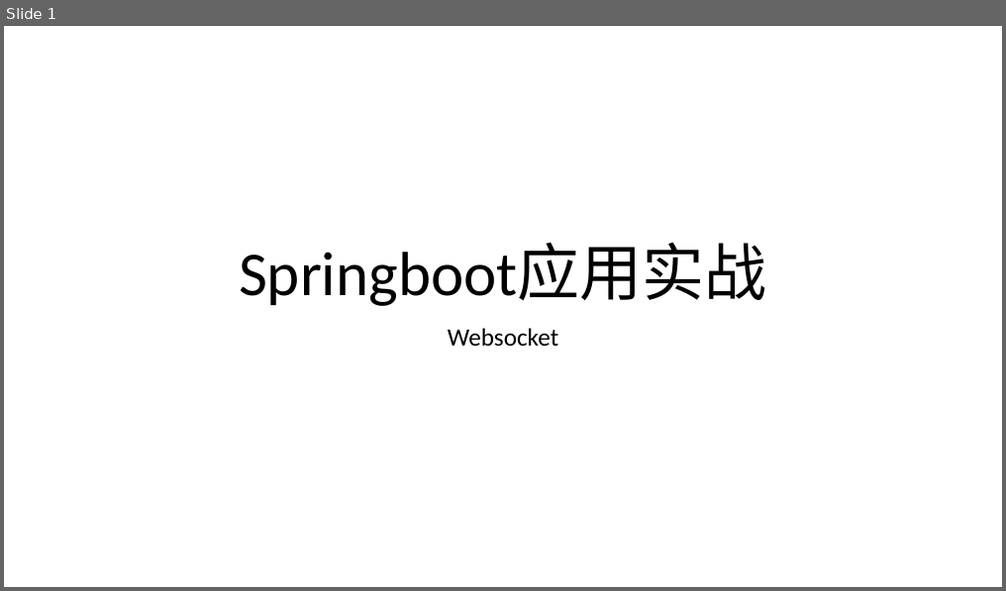
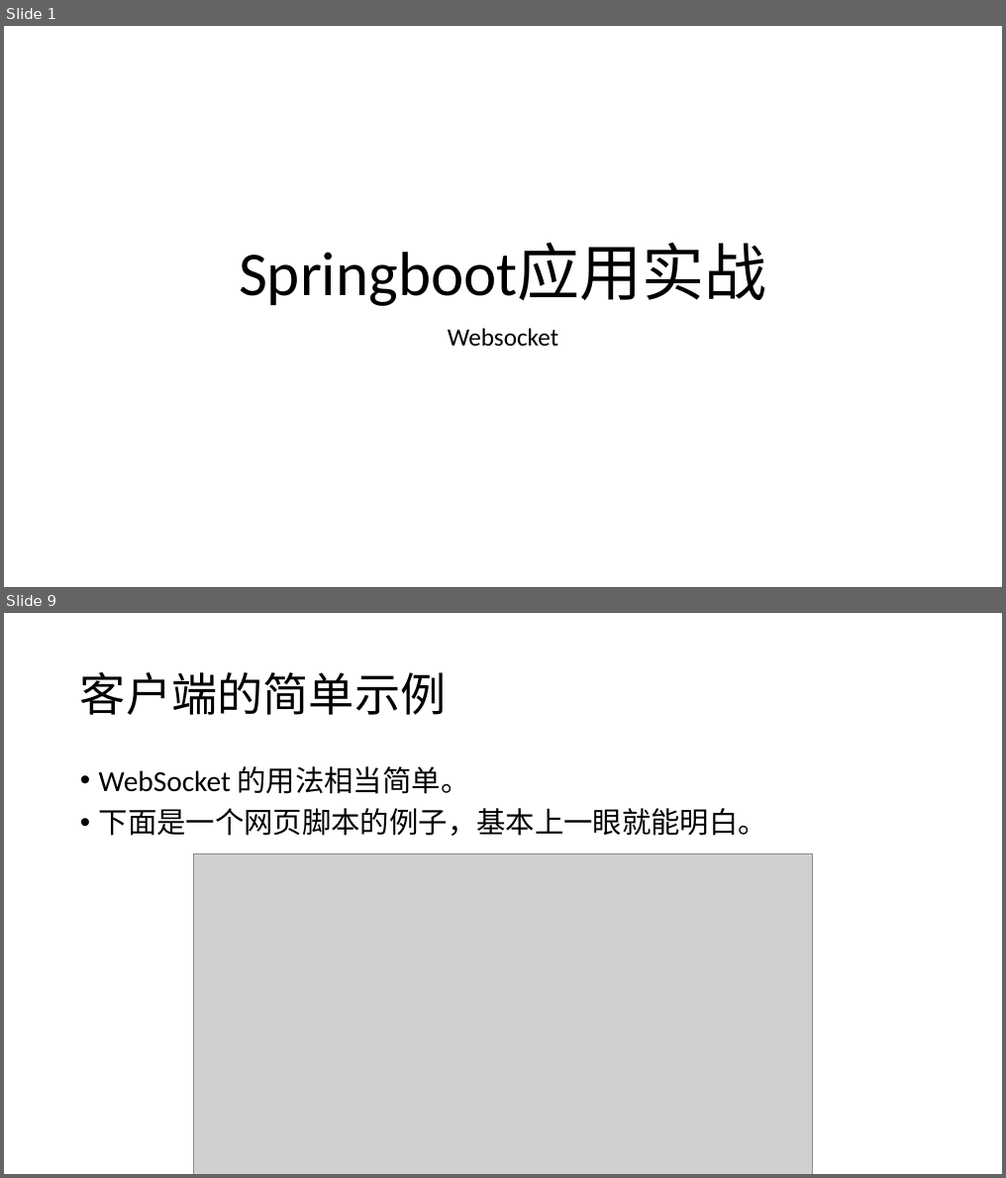
Before and after one commit to airuitian/MicroService, a slide deck: springboot/SpringBoot-websocket.pptx. Shown one above the other, each under a label of ours: slide 1 before the commit, slides 1 and 9 after it; the slides between them are not shown. The pictures are 1006x591 and 1006x1178 pixels, drawn with LibreOffice and Linux fonts; fonts in the diff are those of the drawing; grey boxes stand for pictures. Boxes give left, top, right and bottom in pixels: in the first picture for what was removed or moved away, otherwise in the second. Text is boxed around its words. In the diff, an @@ line names an element or a change of style, - is before the commit and + after.

```diff
--- a/springboot/SpringBoot-websocket.pptx
+++ b/springboot/SpringBoot-websocket.pptx
@@ slide 9 added at <box>4,613,1002,1174</box>, background #FFFFFF @@
@@ title added at <box>80,672,447,715</box>, 44 pt, text #000000 @@
+客户端的简单示例
@@ text added at <box>99,766,767,836</box>, 28 pt, text #000000 @@
+• WebSocket 的用法相当简单。
+• 下面是一个网页脚本的例子，基本上一眼就能明白。
@@ picture added at <box>193,854,813,1174</box> @@
```
Also in this commit, not shown: 1 slide changed, 19 other slides added, 1 slide removed, 2 other files.
